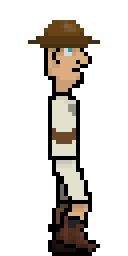
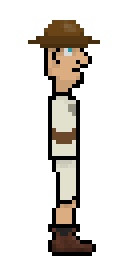
Revision of a layered 128×256 image; what changed, layer by layer:
showed "6" over [52, 164, 100, 252]
hid "2" over [52, 164, 100, 252]
